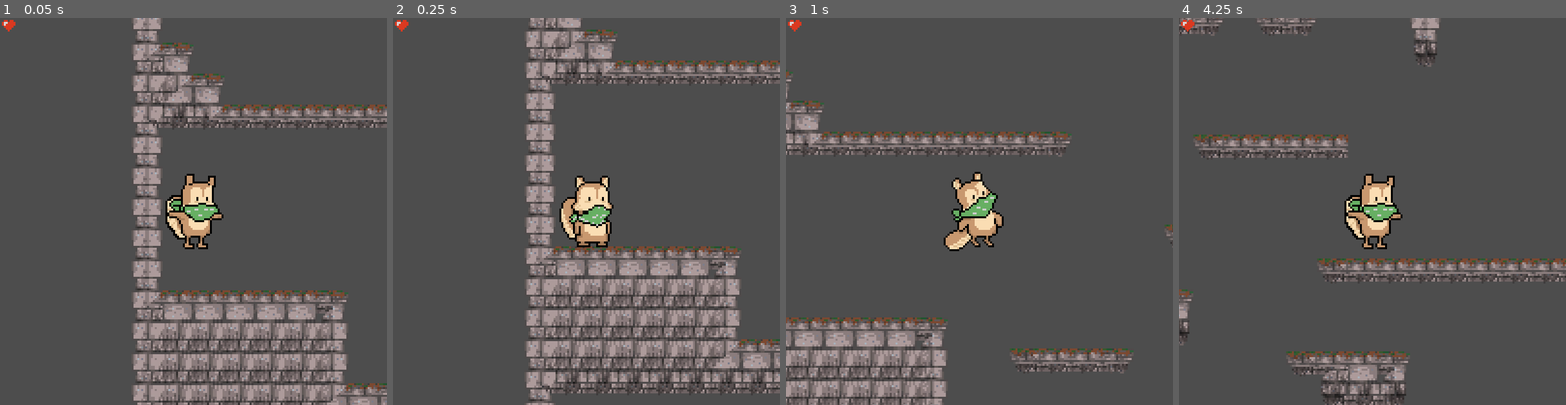
Above: before the commit, frames 1-4 (left to right).
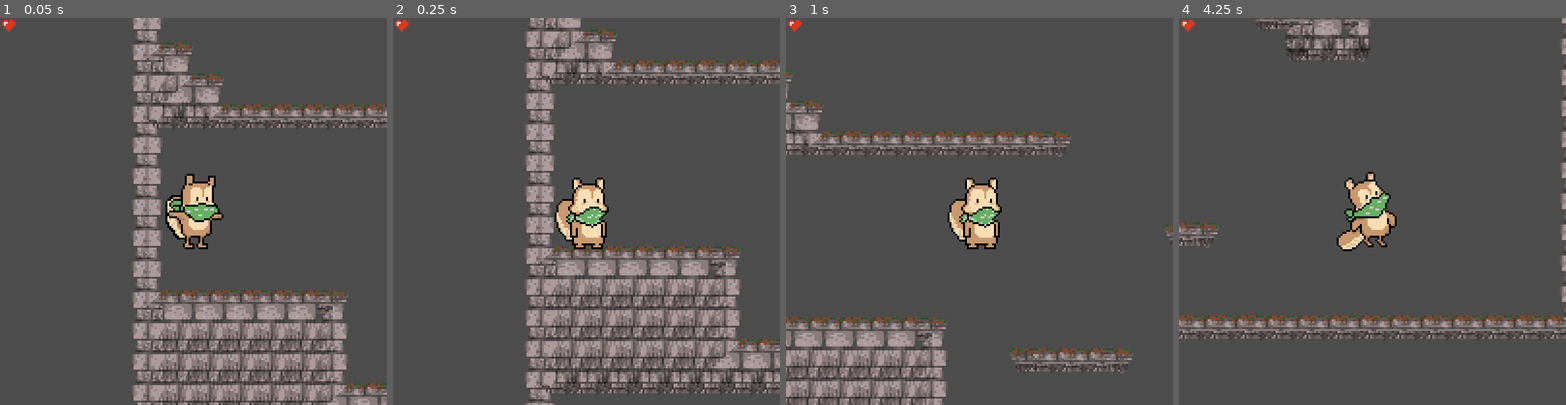
Above: after the commit, the same moments.

Repository: AbyMint/tower-of-gray
Game: Godot game, scene res://scenes/default.tscn
Same seed, same stepped clock (60 frames per second), same inputs: the game is played once before the commit and once after it.
Inputs:
- Up to frame 1 (0.05 s): no input
- Up to frame 2 (0.25 s): no input
- Up to frame 3 (1 s): tap Enter at 0.5 s; hold D (right) from 0.53 s (still down); tap Shift (dash) at 0.6 s; tap Space (jump) at 0.77 s; tap Ctrl (roll) at 0.8 s
- Up to frame 4 (4.25 s): tap Space (jump) at 1.07, 1.52, 1.55, 1.82, 2.1, 3.02, 3.32, 3.77, 3.8, 4.07 s; tap Ctrl (roll) at 1.35, 3.05, 3.6 s; release D (right) at 2.03 s; hold A (left) 2.03-2.78 s; tap Shift (dash) at 2.3, 2.85 s; hold D (right) from 2.78 s (still down)

Frame 1 is identical in both runs. In frame 2, 1.4% of the frame differs, in the area x 41-57%, y 40-60%; in frame 3, 2.0%; in frame 4, 14%, in the area x 0-100%, y 0-100%.

Commit message:
state machine for animation controller

Diff:
--- a/plugins/UltimatePlatformerController.gd
+++ b/plugins/UltimatePlatformerController.gd
@@ -248,6 +248,63 @@
 		eightWayDash = true
 
 
+enum AnimationState {
+	IDLE,
+	RUN,
+	WALK,
+	JUMP,
+	FALLING,
+	SLIDE,
+	LATCH,
+	CROUCH_IDLE,
+	CROUCH_WALK,
+	ROLL,
+	DASH
+}
+
+var current_state: AnimationState = AnimationState.IDLE
+var previous_state: AnimationState = AnimationState.IDLE
+
+func _set_state(new_state: AnimationState):
+	if current_state == new_state:
+		return
+	previous_state = current_state
+	current_state = new_state
+	match current_state:
+		AnimationState.IDLE:
+			anim.speed_scale = 1
+			anim.play("idle")
+		AnimationState.RUN:
+			anim.speed_scale = abs(velocity.x / 150)
+			anim.play("run")
+		AnimationState.WALK:
+			anim.speed_scale = abs(velocity.x / 150)
+			anim.play("walk")
+		AnimationState.JUMP:
+			anim.speed_scale = 1
+			anim.play("jump")
+		AnimationState.FALLING:
+			anim.speed_scale = 1
+			anim.play("falling")
+		AnimationState.SLIDE:
+			anim.speed_scale = 1
+			anim.play("slide")
+		AnimationState.LATCH:
+			anim.speed_scale = 1
+			anim.play("latch")
+		AnimationState.CROUCH_IDLE:
+			anim.speed_scale = 1
+			anim.play("crouch_idle")
+		AnimationState.CROUCH_WALK:
+			anim.speed_scale = 1
+			anim.play("crouch_walk")
+		AnimationState.ROLL:
+			anim.speed_scale = 1
+			anim.play("roll")
+		AnimationState.DASH:
+			anim.speed_scale = 1
+			anim.play("dash")
+
 
 func _process(_delta):
 	#INFO animations
@@ -264,78 +321,38 @@
 	if leftHold and !latched:
 		anim.scale.x = animScaleLock.x * -1
 
-	#run
-	if run and idle and !dashing and !crouching:
-		if abs(velocity.x) > 0.1 and is_on_floor() and !is_on_wall():
-			anim.speed_scale = abs(velocity.x / 150)
-			anim.play("run")
-		elif abs(velocity.x) < 0.1 and is_on_floor():
-			anim.speed_scale = 1
-			anim.play("idle")
-	elif run and idle and walk and !dashing and !crouching:
-		if abs(velocity.x) > 0.1 and is_on_floor() and !is_on_wall():
-			anim.speed_scale = abs(velocity.x / 150)
-			if abs(velocity.x) < (maxSpeedLock):
-				anim.play("walk")
-			else:
-				anim.play("run")
-		elif abs(velocity.x) < 0.1 and is_on_floor():
-			anim.speed_scale = 1
-			anim.play("idle")
-
-	#jump
-	if velocity.y < 0 and jump and !dashing:
-		# Solo cambiamos a la animación de salto si no estamos ya en ella
-		if anim.animation != "jump":
-			anim.speed_scale = 1
-			anim.play("jump")
+	# Animation State Machine Logic
+	if dashing:
+		_set_state(AnimationState.DASH)
+	elif rolling:
+		_set_state(AnimationState.ROLL)
+	elif crouching and !rolling:
+		if abs(velocity.x) > 10:
+			_set_state(AnimationState.CROUCH_WALK)
+		else:
+			_set_state(AnimationState.CROUCH_IDLE)
+	elif latched and latch:
+		_set_state(AnimationState.LATCH)
+	elif is_on_wall() and velocity.y > 0 and slide and wallSliding != 1:
+		_set_state(AnimationState.SLIDE)
+	elif velocity.y < 0 and jump and !dashing:
+		_set_state(AnimationState.JUMP)
 	elif velocity.y > 20 and falling and !is_on_floor() and !dashing and !crouching:
-		# Reproducimos la animación de caída SOLO cuando el personaje está cayendo Y no está en el suelo
-		if anim.animation != "falling":
-			anim.speed_scale = 1
-			anim.play("falling")
+		_set_state(AnimationState.FALLING)
 	elif is_on_floor() and !dashing and !crouching:
-		# Cuando estamos en el suelo, reproducimos la animación correspondiente según la velocidad
 		if abs(velocity.x) > 0.1:
 			if run and walk and abs(velocity.x) < (maxSpeedLock):
-				anim.speed_scale = abs(velocity.x / 150)
-				anim.play("walk")
+				_set_state(AnimationState.WALK)
 			elif run:
-				anim.speed_scale = abs(velocity.x / 150)
-				anim.play("run")
+				_set_state(AnimationState.RUN)
+			else:
+				_set_state(AnimationState.IDLE)
 		else:
-			# Aseguramos que volvemos a idle cuando tocamos el suelo y no nos movemos
-			anim.speed_scale = 1
-			anim.play("idle")
-
-
-
-	if latch and slide:
-		#wall slide and latch
-		if latched and !wasLatched:
-			anim.speed_scale = 1
-			anim.play("latch")
-		if is_on_wall() and velocity.y > 0 and slide and anim.animation != "slide" and wallSliding != 1:
-			anim.speed_scale = 1
-			anim.play("slide")
-
-		#dash
-		if dashing:
-			anim.speed_scale = 1
-			anim.play("dash")
-
-		#crouch
-		if crouching and !rolling:
-			if abs(velocity.x) > 10:
-				anim.speed_scale = 1
-				anim.play("crouch_walk")
-			else:
-				anim.speed_scale = 1
-				anim.play("crouch_idle")
-
-		if rollTap and canRoll and roll:
-			anim.speed_scale = 1
-			anim.play("roll")
+			_set_state(AnimationState.IDLE)
+	else:
+		# Default fallback
+		_set_state(AnimationState.IDLE)
+
 
 
 
--- a/scenes/default.tscn
+++ b/scenes/default.tscn
@@ -1,7 +1,6 @@
-[gd_scene load_steps=15 format=4 uid="uid://blcaeu1umjj11"]
+[gd_scene load_steps=14 format=4 uid="uid://blcaeu1umjj11"]
 
 [ext_resource type="Script" uid="uid://rtb60f7uiur0" path="res://plugins/UltimatePlatformerController.gd" id="1_e232d"]
-[ext_resource type="Texture2D" uid="uid://kaipbr70vl7w" path="res://sprites/ardillaPixel.png" id="2_nvwnn"]
 [ext_resource type="Texture2D" uid="uid://dyqi8xvlq340h" path="res://sprites/ardillaSaltando.png" id="2_ya6ni"]
 [ext_resource type="Texture2D" uid="uid://btcemel1krgmf" path="res://sprites/ardillaAterriza.png" id="3_5vjm7"]
 [ext_resource type="Texture2D" uid="uid://bapoghkrxst3f" path="res://sprites/ladrillosTiles.png" id="3_ya6ni"]
@@ -374,7 +373,7 @@
 sources/1 = SubResource("TileSetAtlasSource_nvwnn")
 
 [sub_resource type="RectangleShape2D" id="RectangleShape2D_u4rra"]
-size = Vector2(20, 36)
+size = Vector2(20, 35)
 
 [sub_resource type="SpriteFrames" id="SpriteFrames_7vjpr"]
 animations = [{
@@ -388,9 +387,6 @@
 }, {
 "frames": [{
 "duration": 1.0,
-"texture": ExtResource("2_nvwnn")
-}, {
-"duration": 1.0,
 "texture": ExtResource("5_u4rra")
 }],
 "loop": true,
@@ -415,6 +411,17 @@
 "loop": true,
 "name": &"walk",
 "speed": 5.0
+}, {
+"frames": [{
+"duration": 1.0,
+"texture": ExtResource("6_wdrtm")
+}, {
+"duration": 1.0,
+"texture": ExtResource("7_u4rra")
+}],
+"loop": true,
+"name": &"walking",
+"speed": 5.0
 }]
 
 [sub_resource type="SegmentShape2D" id="SegmentShape2D_5vjm7"]
@@ -431,7 +438,7 @@
 position = Vector2(50, 49)
 script = ExtResource("1_e232d")
 PlayerSprite = NodePath("AnimatedSprite2D")
-PlayerCollider = NodePath("CollisionShape2D")
+PlayerCollider = NodePath("Hitbox")
 maxSpeed = 150.0
 timeToReachMaxSpeed = 0.5
 jumps = 2
@@ -445,12 +452,13 @@
 walk = true
 falling = true
 
-[node name="CollisionShape2D" type="CollisionShape2D" parent="Ardilla"]
+[node name="Hitbox" type="CollisionShape2D" parent="Ardilla"]
+position = Vector2(0, 0.5)
 shape = SubResource("RectangleShape2D_u4rra")
 
 [node name="AnimatedSprite2D" type="AnimatedSprite2D" parent="Ardilla"]
 sprite_frames = SubResource("SpriteFrames_7vjpr")
-animation = &"idle"
+animation = &"walk"
 autoplay = "idle"
 
 [node name="Camera2D" type="Camera2D" parent="Ardilla"]
